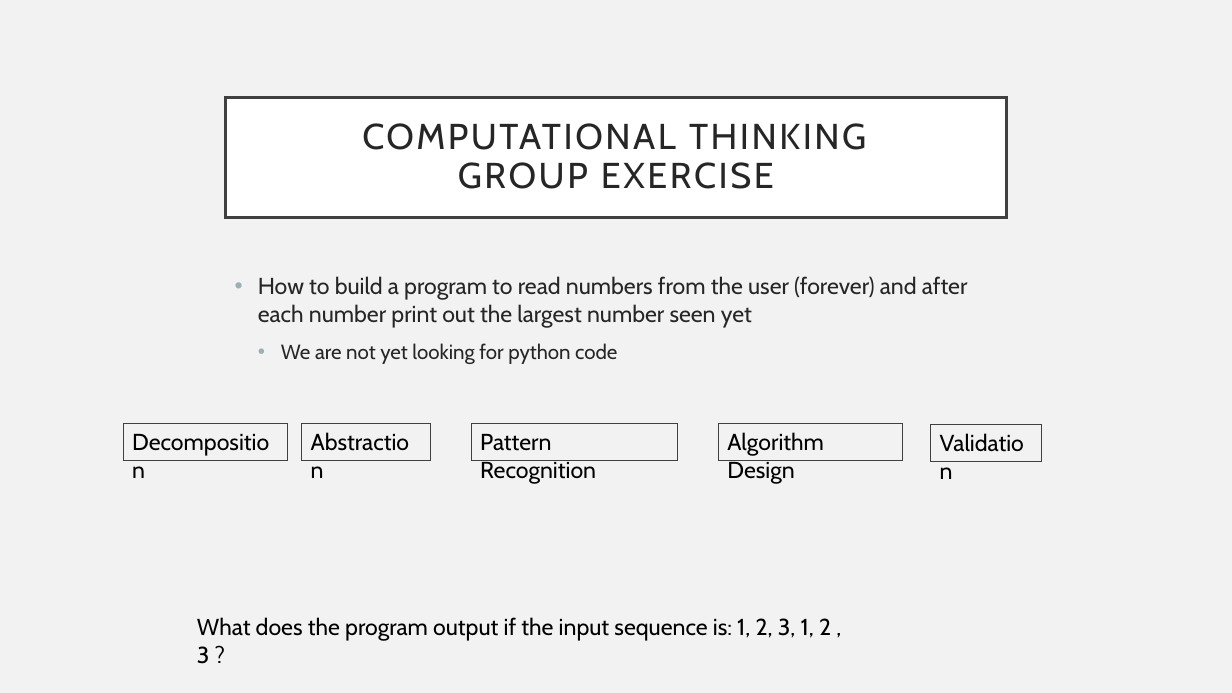
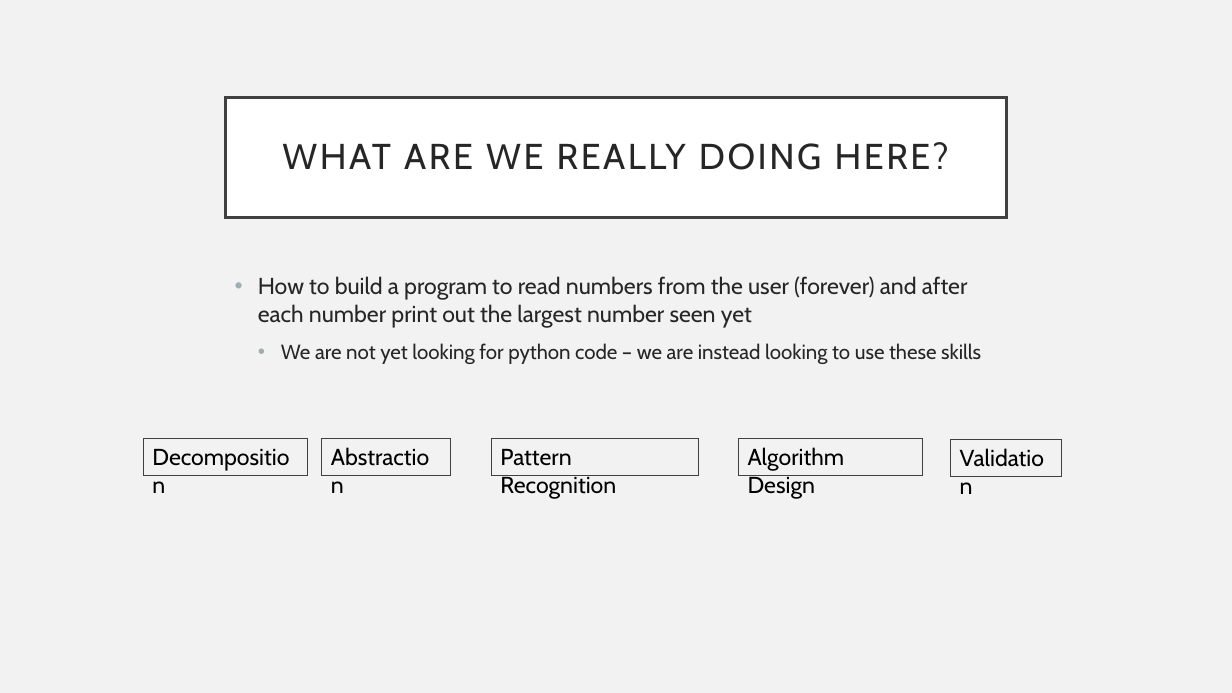
Before and after one commit to UPEI-CS/CS1910-Students, a slide deck: slide 7 of lectures/05-Input-Output/CS1910_Input-Output_Lecture.pptx (slide 17 before the commit). Drawn at 1232x693 pixels with LibreOffice and Linux fonts; fonts in the diff are those of the drawing. Boxes give left, top, right and bottom in pixels: in the first picture for what was removed or moved away, otherwise in the second. Text is boxed around its words. In the diff, an @@ line names an element or a change of style, - is before the commit and + after.

```diff
--- a/lectures/05-Input-Output/CS1910_Input-Output_Lecture.pptx
+++ b/lectures/05-Input-Output/CS1910_Input-Output_Lecture.pptx
@@ title at (x1=282, y1=142, x2=949, y2=170): text changed @@
-COMPUTATIONAL THINKING
-GROUP EXERCISE
+WHAT ARE WE REALLY DOING HERE?
@@ text at (x1=281, y1=343, x2=981, y2=364): text changed @@
-  • We are not yet looking for python code
+  • We are not yet looking for python code – we are instead looking to use these skills
@@ 5 rectangles moved together from (x1=123, y1=423, x2=1042, y2=461) to (x1=143, y1=438, x2=1062, y2=476) @@
@@ text removed at (x1=197, y1=617, x2=831, y2=641) @@
-What does the program output if the input sequence is: 1, 2, 3, 1, 2 , 3 ?
```
Also in this commit, not shown: 4 other slides changed, 9 slides added, 4 slides removed, 1 other file.
